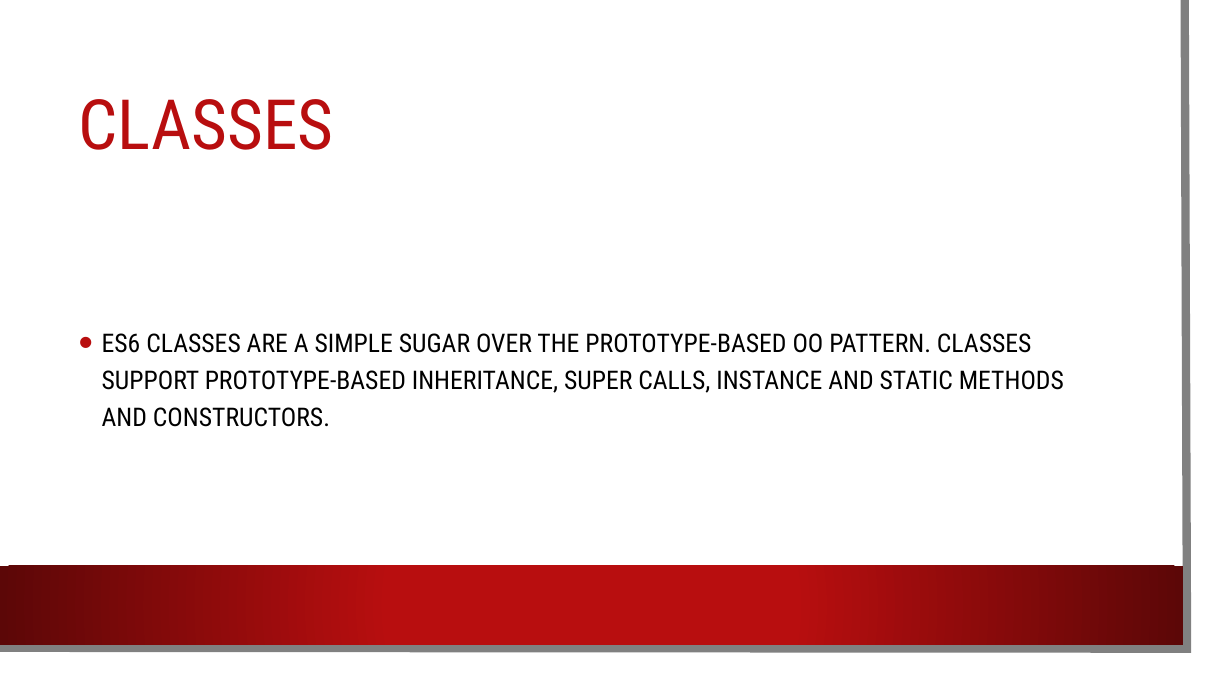
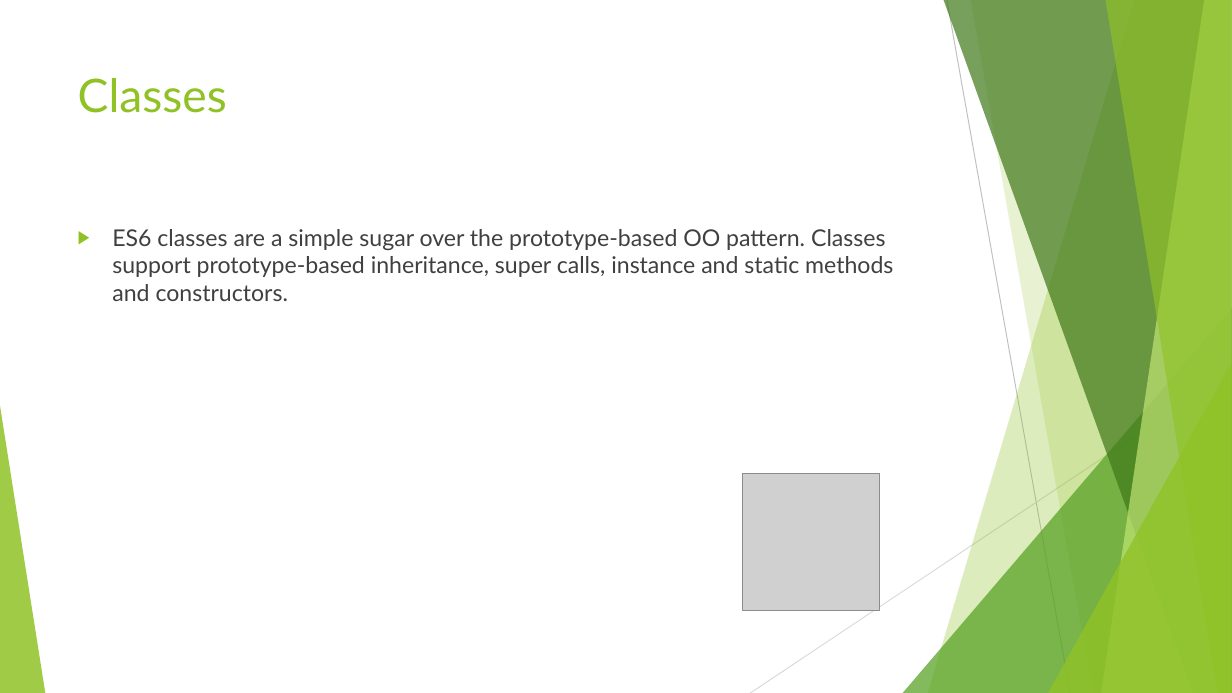
Before and after one commit to djhvscf/ES5-vs-ES6, a slide deck: slide 7 of ECMASCRIPT 6.pptx (slide 3 before the commit). Drawn at 1232x693 pixels with LibreOffice and Linux fonts; fonts in the diff are those of the drawing; grey boxes stand for pictures; background and template pictures are left out. Boxes give left, top, right and bottom in pixels: in the first picture for what was removed or moved away, otherwise in the second. Text is boxed around its words. In the diff, an @@ line names an element or a change of style, - is before the commit and + after.

```diff
--- a/ECMASCRIPT 6.pptx
+++ b/ECMASCRIPT 6.pptx
@@ rectangle removed at (0,0,1211,672) @@
@@ freeform shape removed at (0,0,1188,649) @@
@@ title "Classes" at (78,78,227,113): vertical alignment middle to top @@
@@ title at (78,78,227,113): text changed; size 54 to 36 pt; font Roboto Condensed to Lato; text colour #B80E0F to #90C226 @@
-CLASSES
+Classes
@@ text "ES6 classes are a simple ..." at (112,229,893,301): vertical alignment middle to top @@
@@ text at (112,229,893,301): text changed; size 20 to 18 pt; font Roboto Condensed to Lato; text colour #000000 to #404040 @@
-• ES6 CLASSES ARE A SIMPLE SUGAR OVER THE PROTOTYPE-BASED OO PATTERN. CLASSES SUPPORT PROTOTYPE-BASED INHERITANCE, SUPER CALLS, INSTANCE AND STATIC METHODS AND CONSTRUCTORS.
+▶ ES6 classes are a simple sugar over the prototype-based OO pattern. Classes support prototype-based inheritance, super calls, instance and static methods and constructors.
@@ group added at (0,0,1232,693): 5 freeform shapes, 3 triangles, 2 lines @@
@@ picture added at (743,473,881,611) @@
@@ rectangle removed at (0,566,1183,644) @@
```
Also in this commit, not shown: 6 other slides changed, 5 slides added, 2 other files.
